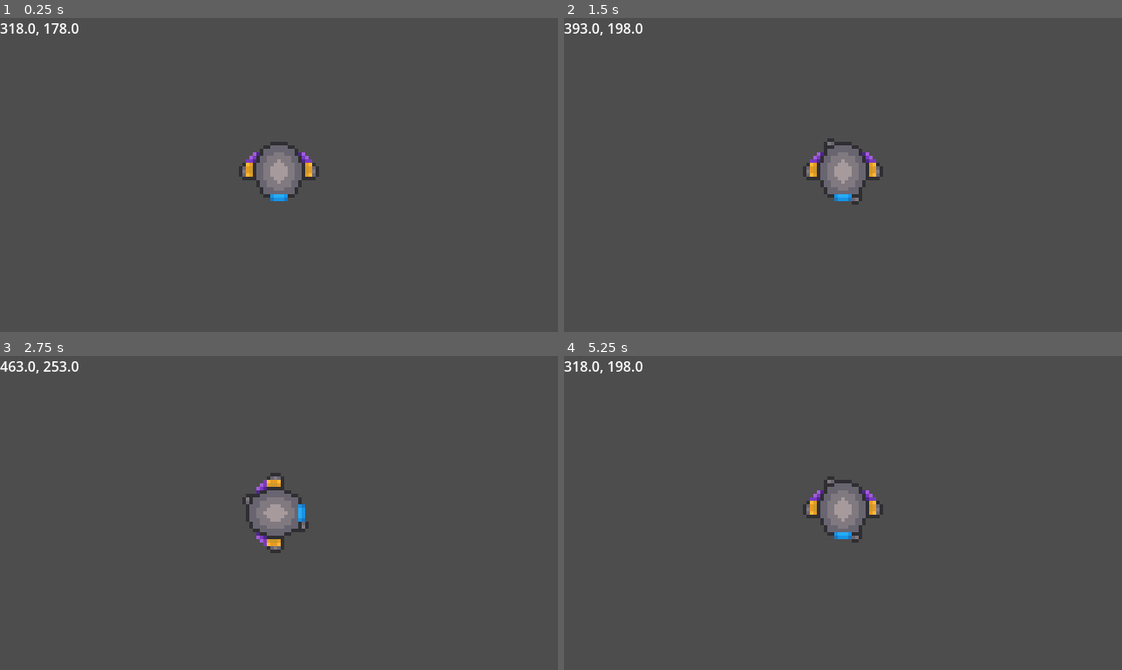
Above: before the commit, frames 1-4 (two rows, left to right).
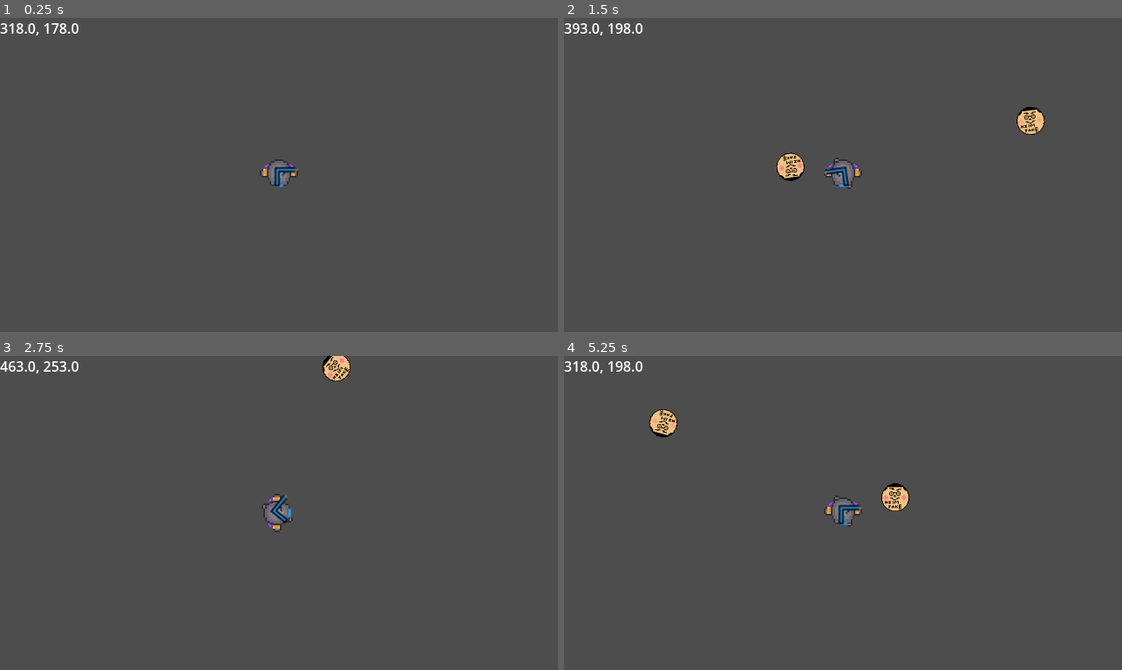
Above: after the commit, the same moments.

Repository: coder1015/real-roguelite
Game: Godot game, scene res://Scenes/Main.tscn
Same seed, same stepped clock (60 frames per second), same inputs: the game is played once before the commit and once after it.
Inputs (mouse positions are in pixels of both pictures, inside the frame that each line leads up to):
- Up to frame 1 (0.25 s): no input
- Up to frame 2 (1.5 s): tap Enter at 0.5 s; move the mouse to (965, 159) at 0.52 s; hold D (move_right) 0.53-1.28 s; click (965, 159) at 0.6 s; move the mouse to (731, 190) at 1.27 s; hold S (move_down) from 1.28 s (still down); click (731, 190) at 1.35 s
- Up to frame 3 (2.75 s): move the mouse to (334, 443) at 2.02 s; release S (move_down) at 2.03 s; hold D (move_right) from 2.03 s (still down); click (334, 443) at 2.1 s
- Up to frame 4 (5.25 s): move the mouse to (815, 575) at 2.77 s; release D (move_right) at 2.78 s; hold W (move_up) 2.78-3.53 s; click (815, 575) at 2.85 s; move the mouse to (1010, 560) at 3.52 s; hold A (move_left) 3.53-5.03 s; click (1010, 560) at 3.6 s; move the mouse to (675, 465) at 4.27 s; click (675, 465) at 4.35 s; move the mouse to (870, 513) at 5.02 s; hold S (move_down) from 5.03 s (still down); click (870, 513) at 5.1 s

The runs differ from the first frame. In frame 1, 1.6% of the frame differs, in the area x 42-58%, y 39-59%; in frame 2, 2.4%; in frame 3, 2.1%; in frame 4, 2.4%, in the area x 15-62%, y 16-60%.

Commit message:
Basic Gun

Diff:
--- a/real-roguelike-godot-name/Scenes/Main.tscn
+++ b/real-roguelike-godot-name/Scenes/Main.tscn
@@ -1,6 +1,6 @@
 [gd_scene format=3 uid="uid://dg4wv8sjl8ysy"]
 
-[ext_resource type="Script" uid="uid://dj72kodcjg428" path="res://Scenes/main.gd" id="1_idj7w"]
+[ext_resource type="Script" uid="uid://dj72kodcjg428" path="res://Scripts/main.gd" id="1_idj7w"]
 [ext_resource type="PackedScene" uid="uid://csxlrah1lmcc6" path="res://Scenes/player.tscn" id="1_r150o"]
 [ext_resource type="PackedScene" uid="uid://bfvh8iffvbjc" path="res://Scenes/hud.tscn" id="3_kln2b"]
 
--- /dev/null
+++ b/real-roguelike-godot-name/Scenes/gun.tscn
@@ -0,0 +1,15 @@
+[gd_scene format=3 uid="uid://d4fpjul4vom2n"]
+
+[ext_resource type="Script" uid="uid://cx8mdgvtjcpl6" path="res://Scripts/gun.gd" id="1_oqrbh"]
+[ext_resource type="Texture2D" uid="uid://cic5ra8rjc8rb" path="res://Assets/art/placeholdergun.png" id="2_t6ynv"]
+
+[node name="Gun" type="Node2D" unique_id=317674117]
+script = ExtResource("1_oqrbh")
+
+[node name="Sprite2D" type="Sprite2D" parent="." unique_id=1558953562]
+position = Vector2(3, -5)
+scale = Vector2(2, 2)
+texture = ExtResource("2_t6ynv")
+
+[node name="Marker2D" type="Marker2D" parent="." unique_id=40502655]
+position = Vector2(25, -6)
--- a/real-roguelike-godot-name/Scenes/hud.tscn
+++ b/real-roguelike-godot-name/Scenes/hud.tscn
@@ -1,6 +1,6 @@
 [gd_scene format=3 uid="uid://bfvh8iffvbjc"]
 
-[ext_resource type="Script" uid="uid://bnjlx4qx0ymqv" path="res://hud.gd" id="1_e0onf"]
+[ext_resource type="Script" uid="uid://bnjlx4qx0ymqv" path="res://Scripts/hud.gd" id="1_e0onf"]
 
 [node name="HUD" type="CanvasLayer" unique_id=583667797]
 script = ExtResource("1_e0onf")
--- a/real-roguelike-godot-name/Scenes/player.tscn
+++ b/real-roguelike-godot-name/Scenes/player.tscn
@@ -2,6 +2,7 @@
 
 [ext_resource type="Script" uid="uid://05vjwaxdj1tf" path="res://Scripts/player.gd" id="1_4flbx"]
 [ext_resource type="Texture2D" uid="uid://cvbbsapode1sk" path="res://Assets/art/Test knight walking sprite sheet.png" id="2_onrkg"]
+[ext_resource type="PackedScene" uid="uid://d4fpjul4vom2n" path="res://Scenes/gun.tscn" id="3_6t5aa"]
 
 [sub_resource type="AtlasTexture" id="AtlasTexture_i3pqv"]
 atlas = ExtResource("2_onrkg")
@@ -77,7 +78,7 @@
 metadata/_edit_group_ = true
 
 [node name="AnimatedSprite2D" type="AnimatedSprite2D" parent="." unique_id=481167004]
-scale = Vector2(0.125, 0.125)
+scale = Vector2(0.06, 0.06)
 sprite_frames = SubResource("SpriteFrames_onrkg")
 animation = &"walk"
 
@@ -87,3 +88,5 @@
 shape = SubResource("CapsuleShape2D_cvnsp")
 
 [node name="Camera2D" type="Camera2D" parent="." unique_id=1884077703]
+
+[node name="Gun" parent="." unique_id=317674117 instance=ExtResource("3_6t5aa")]
--- a/real-roguelike-godot-name/Scenes/projectile.tscn
+++ b/real-roguelike-godot-name/Scenes/projectile.tscn
@@ -1,6 +1,7 @@
 [gd_scene format=3 uid="uid://dhjnwcoww4sq6"]
 
 [ext_resource type="Texture2D" uid="uid://k66sm1sjuv0o" path="res://Assets/art/projectile.png" id="1_f8cdk"]
+[ext_resource type="Script" uid="uid://bblncljfrkkht" path="res://Scripts/projectile.gd" id="1_yr2qt"]
 
 [sub_resource type="AtlasTexture" id="AtlasTexture_yr2qt"]
 atlas = ExtResource("1_f8cdk")
@@ -42,11 +43,17 @@
 radius = 16.03122
 
 [node name="Projectile" type="Area2D" unique_id=919965382]
+script = ExtResource("1_yr2qt")
 
 [node name="AnimatedSprite2D" type="AnimatedSprite2D" parent="." unique_id=1618914462]
 sprite_frames = SubResource("SpriteFrames_cgh1o")
 animation = &"funnyface"
-frame_progress = 0.8963432
+frame_progress = 0.5344852
 
 [node name="CollisionShape2D" type="CollisionShape2D" parent="." unique_id=1984457657]
 shape = SubResource("CircleShape2D_cu5m1")
+
+[node name="VisibleOnScreenNotifier2D" type="VisibleOnScreenNotifier2D" parent="." unique_id=1269271627]
+rect = Rect2(-98, -97, 198, 190)
+
+[connection signal="screen_exited" from="VisibleOnScreenNotifier2D" to="." method="_on_visible_on_screen_notifier_2d_screen_exited"]
--- /dev/null
+++ b/real-roguelike-godot-name/Scripts/gun.gd
@@ -0,0 +1,19 @@
+extends Node2D
+
+const PROJECTILE = preload("res://Scenes/projectile.tscn")
+
+@onready var muzzle: Marker2D = $Marker2D
+
+func _process(delta: float):
+	look_at(get_global_mouse_position())
+	rotation_degrees = wrap(rotation_degrees, 0, 360)
+	if rotation_degrees > 90 and rotation_degrees < 270:
+		scale.y = -1
+	else:
+		scale.y = 1
+
+	if Input.is_action_just_pressed("shoot_projectile"):
+		var projectile_instance = PROJECTILE.instantiate()
+		get_tree().root.add_child(projectile_instance)
+		projectile_instance.global_position = muzzle.global_position
+		projectile_instance.rotation = rotation
--- /dev/null
+++ b/real-roguelike-godot-name/Scripts/projectile.gd
@@ -0,0 +1,11 @@
+extends Area2D
+
+const SPEED: int = 300
+
+func _process(delta: float):
+	position += transform.x * SPEED * delta
+	$AnimatedSprite2D.play()
+
+
+func _on_visible_on_screen_notifier_2d_screen_exited() -> void:
+	queue_free()
--- a/real-roguelike-godot-name/gun.tscn
+++ /dev/null
@@ -1,5 +0,0 @@
-[gd_scene format=3 uid="uid://d4fpjul4vom2n"]
-
-[node name="Gun" type="Node2D" unique_id=317674117]
-
-[node name="Sprite2D" type="Sprite2D" parent="." unique_id=1558953562]
Not shown, added: real-roguelike-godot-name/Scripts/gun.gd.uid
Renamed: real-roguelike-godot-name/hud.gd -> real-roguelike-godot-name/Scripts/hud.gd
Renamed: real-roguelike-godot-name/hud.gd.uid -> real-roguelike-godot-name/Scripts/hud.gd.uid
Renamed: real-roguelike-godot-name/Scenes/main.gd -> real-roguelike-godot-name/Scripts/main.gd
Renamed: real-roguelike-godot-name/Scenes/main.gd.uid -> real-roguelike-godot-name/Scripts/main.gd.uid
Not shown, added: real-roguelike-godot-name/Scripts/projectile.gd.uid
